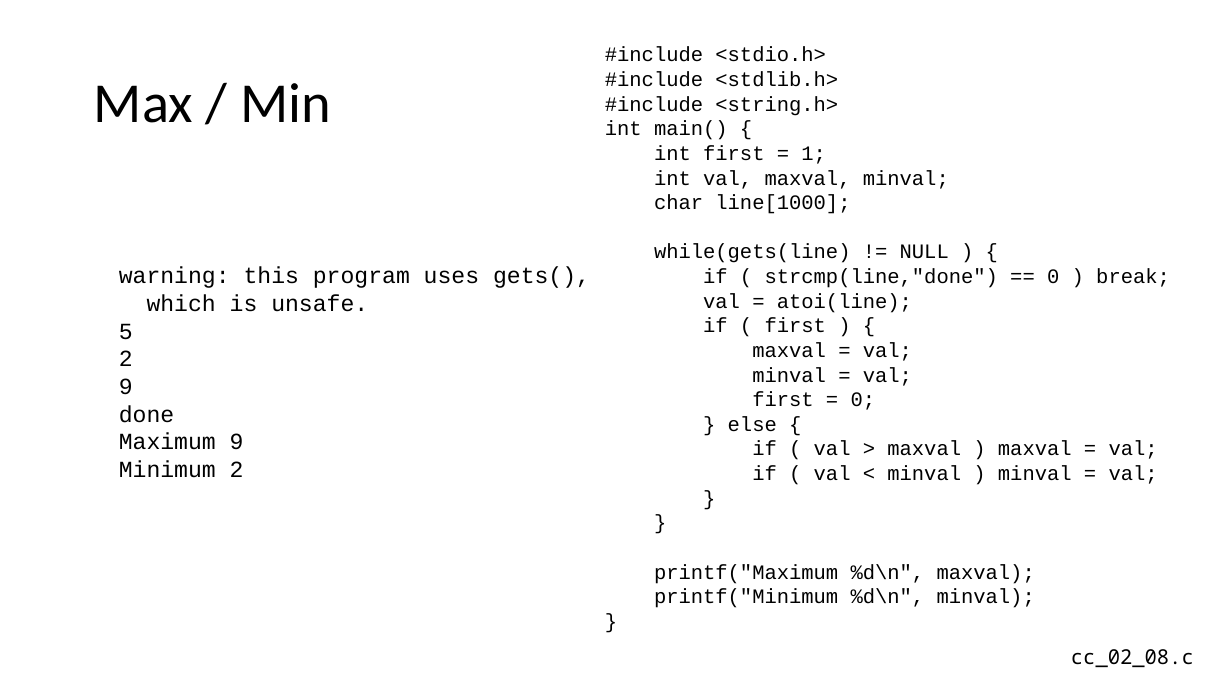
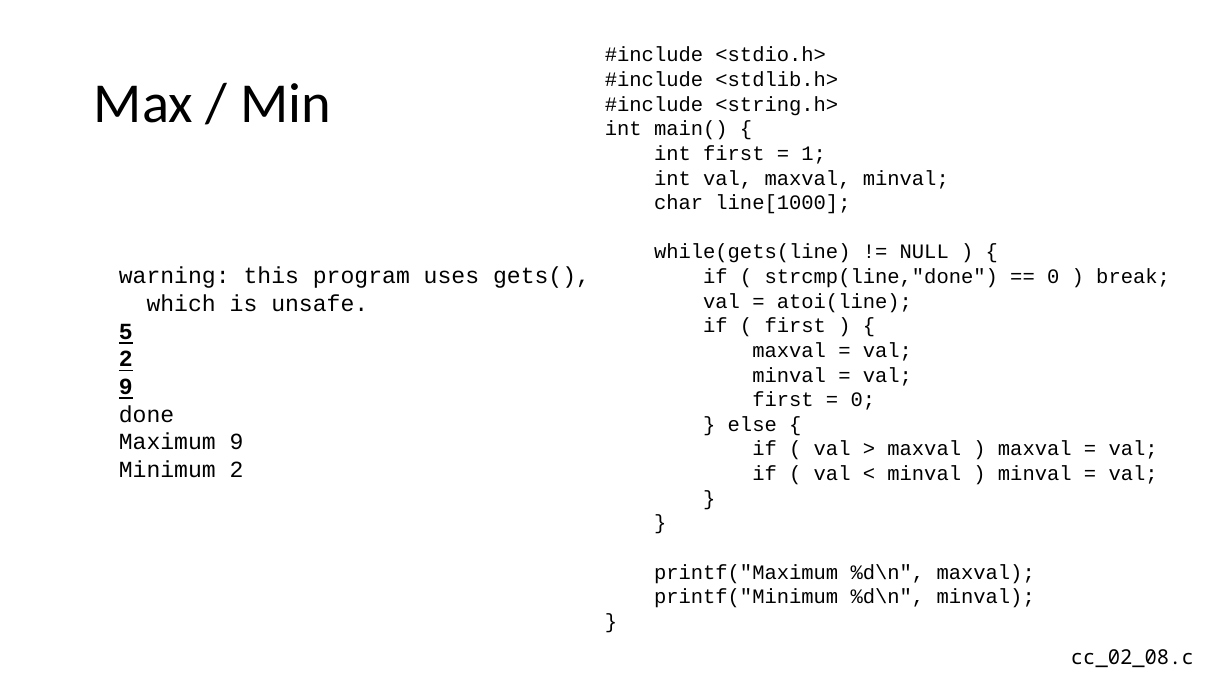
Before and after one commit to csev/cc4e, a slide deck: slide 17 of lectures/CC-02-Python.pptx. Drawn at 1232x693 pixels with LibreOffice and Linux fonts; fonts in the diff are those of the drawing. Boxes give left, top, right and bottom in pixels: in the first picture for what was removed or moved away, otherwise in the second. Text is boxed around its words. In the diff, an @@ line names an element or a change of style, - is before the commit and + after.

```diff
--- a/lectures/CC-02-Python.pptx
+++ b/lectures/CC-02-Python.pptx
@@ text at (x1=119, y1=324, x2=133, y2=399): bold on, underline on in "5", "2", "9" @@
```
Also in this commit, not shown: 11 other slides changed.
